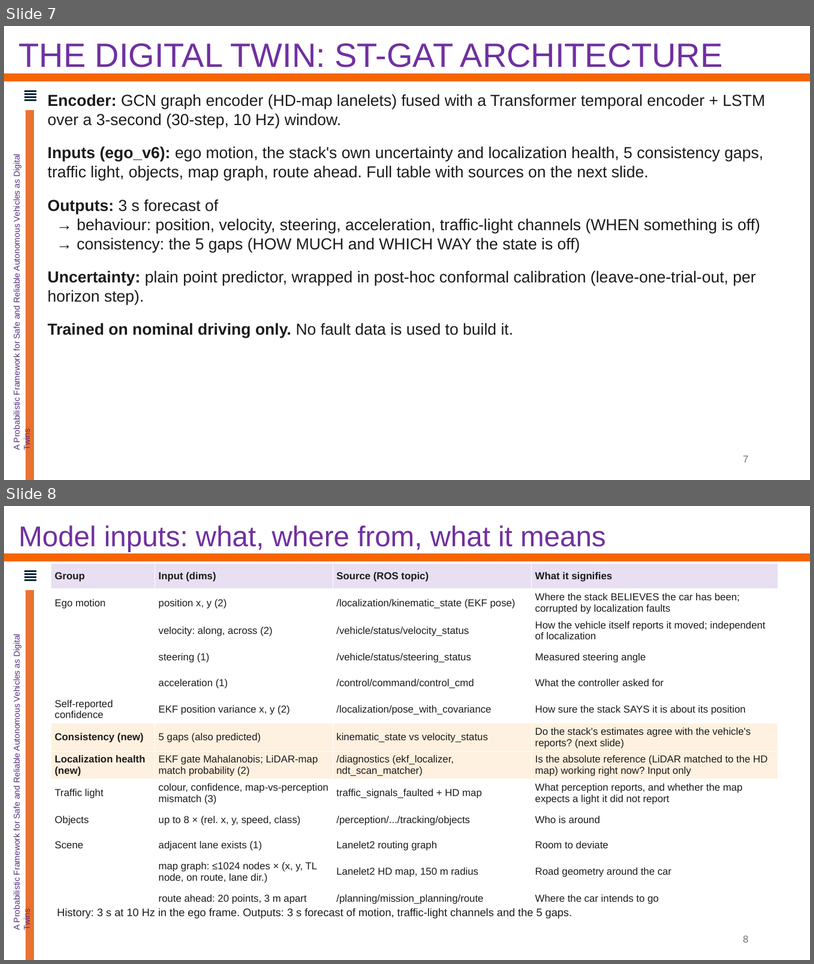
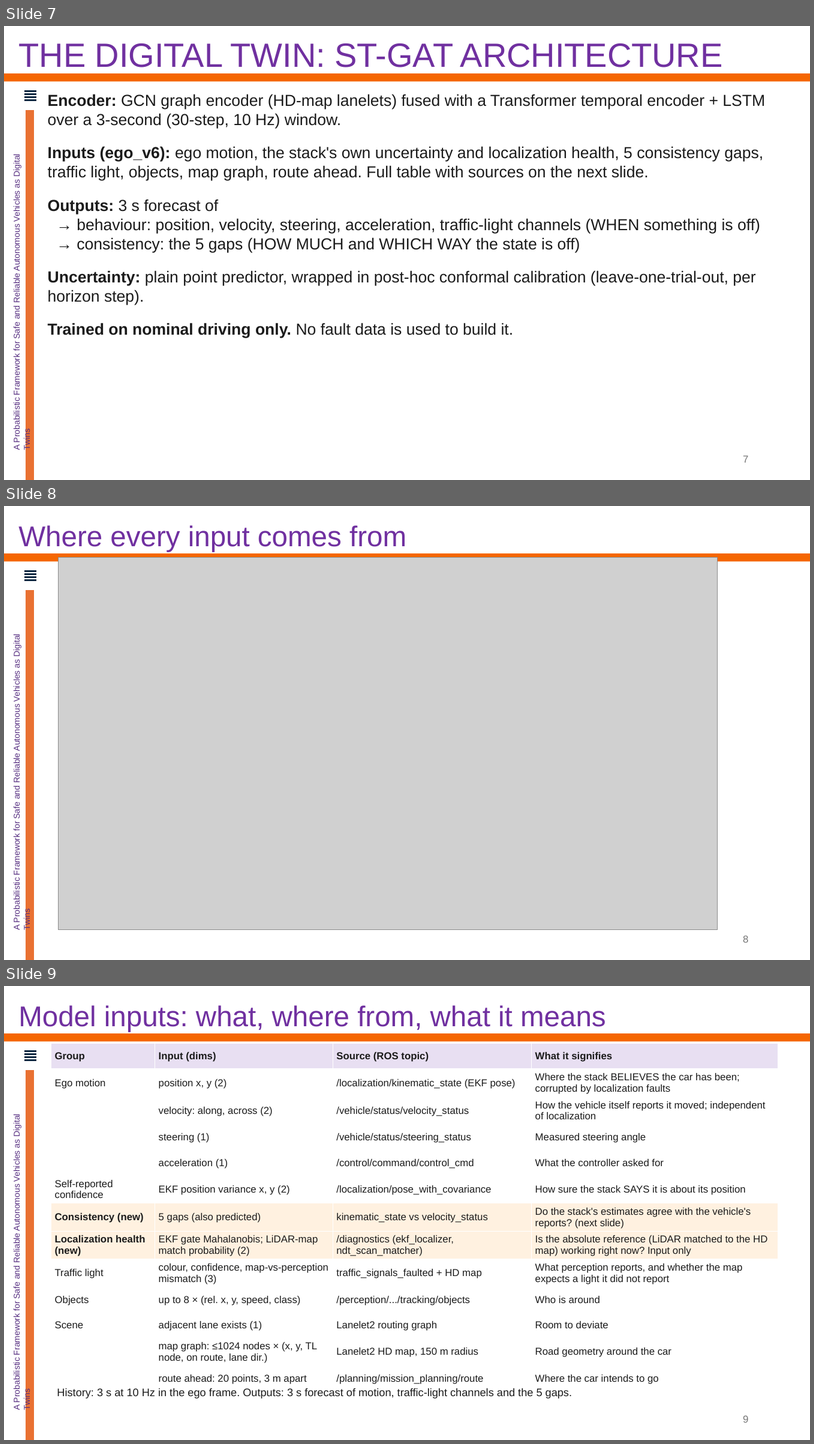
Before and after one commit to Kalpit-Vadnerkar/Risk-Aware-Control, a slide deck: presentation/2026-10-19_advisor_update.pptx. Shown one above the other, each under a label of ours: slides 7 and 8 before the commit, slides 7, 8 and 9 after it. The pictures are 814x964 and 814x1444 pixels, drawn with LibreOffice and Linux fonts; fonts in the diff are those of the drawing; grey boxes stand for pictures; background and template pictures are left out. Boxes give left, top, right and bottom in pixels: in the first picture for what was removed or moved away, otherwise in the second. Text is boxed around its words. In the diff, an @@ line names an element or a change of style, - is before the commit and + after.

```diff
--- a/presentation/2026-10-19_advisor_update.pptx
+++ b/presentation/2026-10-19_advisor_update.pptx
@@ slide 8 added at (x1=4, y1=506, x2=810, y2=960), background #FFFFFF; not listed: 7 template elements that a slide beside it also shows @@
@@ text added at (x1=18, y1=525, x2=407, y2=552), 34 pt, text #7030A0 @@
+Where every input comes from
@@ picture added at (x1=59, y1=558, x2=718, y2=930) @@
@@ page number added at (x1=743, y1=935, x2=749, y2=942), 12 pt, text #757575 @@
+8
@@ what was slide 8 is now slide 9 @@
@@ page number at (x1=743, y1=1415, x2=749, y2=1422): text changed @@
-8
+9
```
Also in this commit, not shown: 1 slide changed, 6 other slides added, 1 slide removed, 8 other files.
